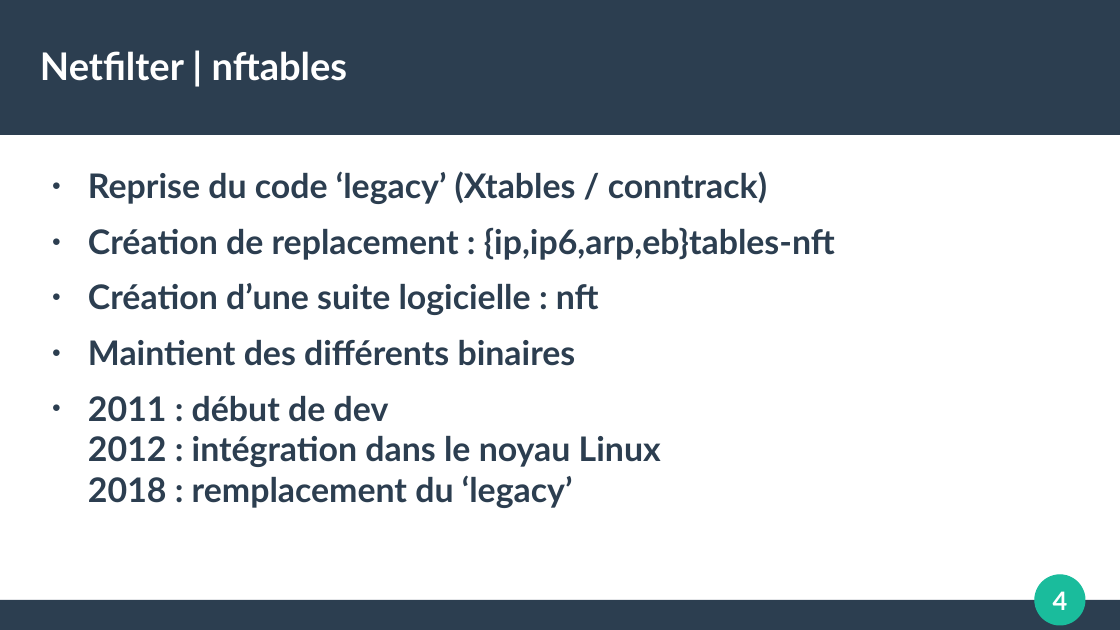
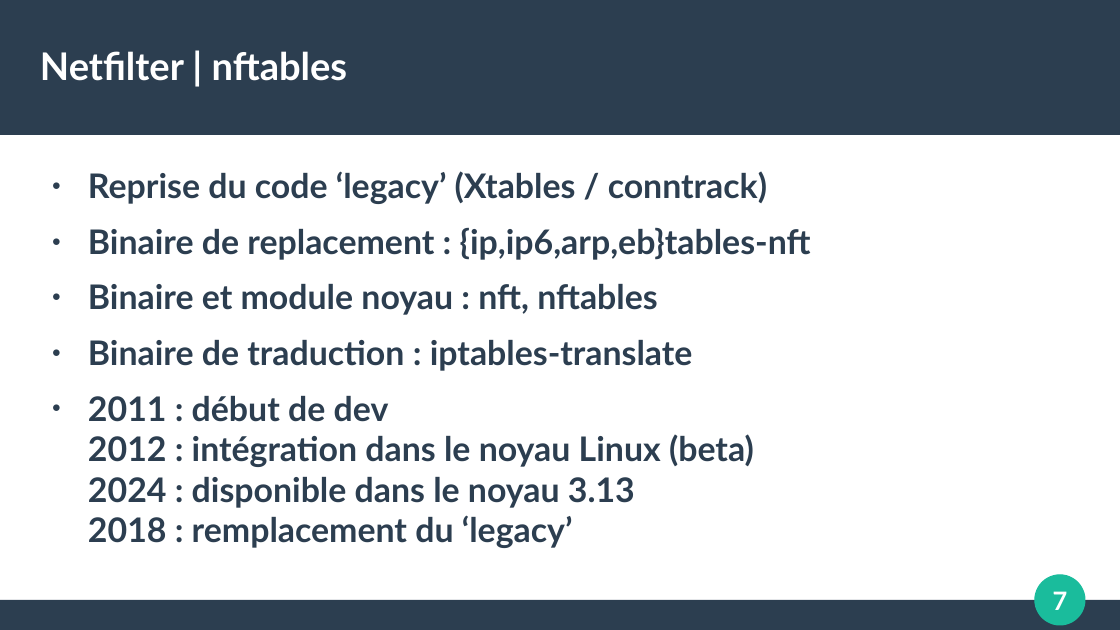
Before and after one commit to The-00/Cours-UL1, a slide deck: slide 7 of support-de-cours.odp (slide 4 before the commit). Drawn at 1120x630 pixels with LibreOffice and Linux fonts; fonts in the diff are those of the drawing. Boxes give left, top, right and bottom in pixels: in the first picture for what was removed or moved away, otherwise in the second. Text is boxed around its words. In the diff, an @@ line names an element or a change of style, - is before the commit and + after.

```diff
--- a/support-de-cours.odp
+++ b/support-de-cours.odp
@@ text at (x1=88, y1=228, x2=811, y2=548): text changed @@
-● Création de replacement : {ip,ip6,arp,eb}tables-nft
-● Création d’une suite logicielle : nft
-● Maintient des différents binaires
-● 2011 : début de dev
-  2012 : intégration dans le noyau Linux
-  2018 : remplacement du ‘legacy’
+● Binaire de replacement : {ip,ip6,arp,eb}tables-nft
+● Binaire et module noyau : nft, nftables
+● Binaire de traduction : iptables-translate
+● 2011 : début de dev
+  2012 : intégration dans le noyau Linux (beta)
+  2024 : disponible dans le noyau 3.13
+  2018 : remplacement du ‘legacy’
@@ page number at (x1=1053, y1=591, x2=1068, y2=610): text changed @@
-4
+7
```
Also in this commit, not shown: 9 other slides changed, 3 slides added.
